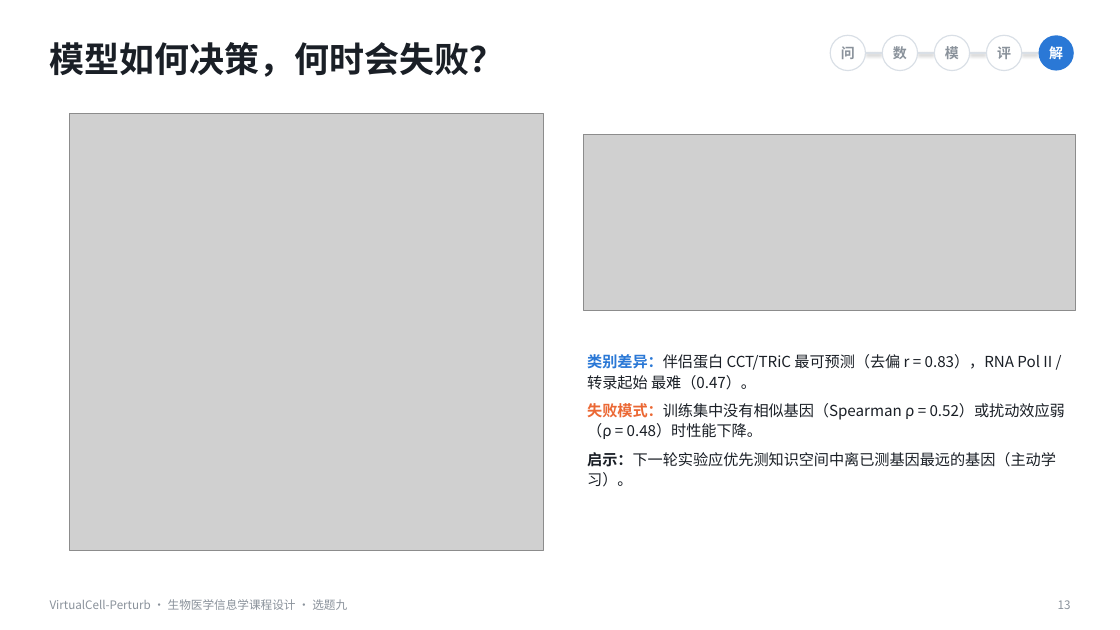
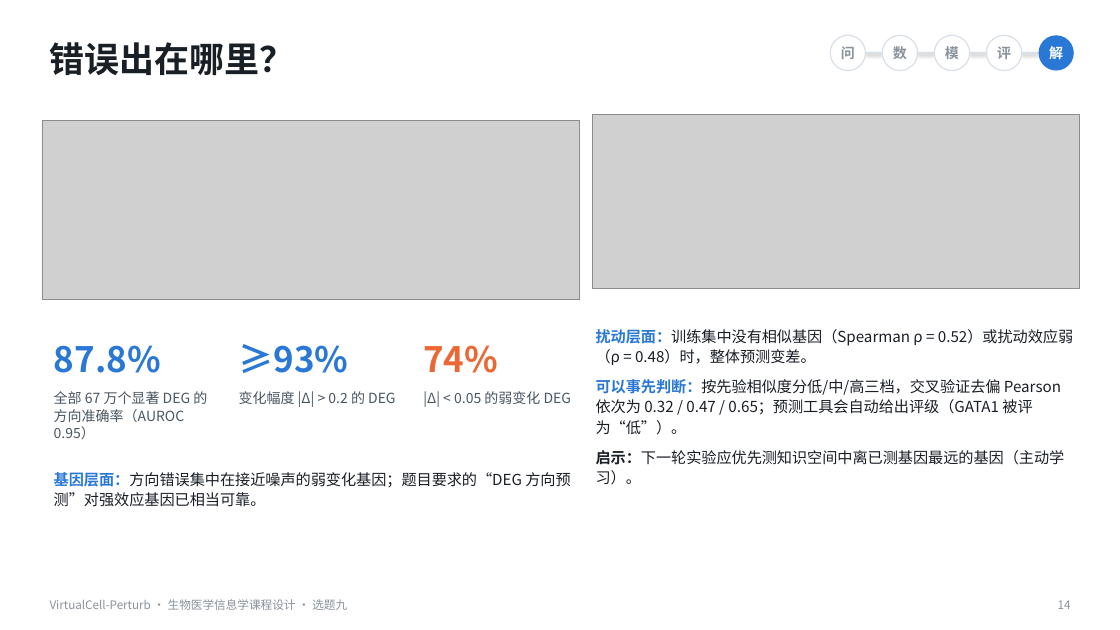
Before and after one commit to GuTianshuo/VirtualCell-Perturb, a slide deck: slide 14 of docs/VirtualCell-Perturb_汇报.pptx (slide 13 before the commit). Drawn at 1120x630 pixels with LibreOffice and Linux fonts; fonts in the diff are those of the drawing; grey boxes stand for pictures. Boxes give left, top, right and bottom in pixels: in the first picture for what was removed or moved away, otherwise in the second. Text is boxed around its words. In the diff, an @@ line names an element or a change of style, - is before the commit and + after.

```diff
--- a/docs/VirtualCell-Perturb_汇报.pptx
+++ b/docs/VirtualCell-Perturb_汇报.pptx
@@ text at bbox=[50, 42, 295, 75]: text changed @@
-模型如何决策，何时会失败？
+错误出在哪里？
@@ picture: place and size @@
-picture at bbox=[584, 134, 1075, 310]
+picture at bbox=[592, 114, 1080, 289]
@@ picture: place and size @@
-picture at bbox=[70, 113, 544, 550]
+picture at bbox=[42, 120, 580, 300]
@@ text "扰动层面：训练集中没有相似基因（Spearman ρ = 0.52）或扰动效应弱（ρ = ...": place and size @@
-text "扰动层面：训练集中没有相似基因（Spearman ρ = 0.52）或扰动效应弱（ρ = ..." at bbox=[587, 354, 1065, 487]
+text "扰动层面：训练集中没有相似基因（Spearman ρ = 0.52）或扰动效应弱（ρ = ..." at bbox=[596, 329, 1073, 484]
@@ text at bbox=[596, 329, 1073, 435]: text changed @@
-类别差异：伴侣蛋白 CCT/TRiC 最可预测（去偏 r = 0.83），RNA Pol II / 转录起始 最难（0.47）。
-失败模式：训练集中没有相似基因（Spearman ρ = 0.52）或扰动效应弱（ρ = 0.48）时性能下降。
+扰动层面：训练集中没有相似基因（Spearman ρ = 0.52）或扰动效应弱（ρ = 0.48）时，整体预测变差。
+可以事先判断：按先验相似度分低/中/高三档，交叉验证去偏 Pearson 依次为 0.32 / 0.47 / 0.65；预测工具会自动给出评级（GATA1 被评为“低”）。
@@ text added at bbox=[54, 345, 161, 373], 30 pt, text #2A78D6, bold @@
+87.8%
@@ text added at bbox=[239, 344, 349, 373], 30 pt, text #2A78D6, bold @@
+≥93%
@@ text added at bbox=[423, 345, 498, 373], 30 pt, text #EB6834, bold @@
+74%
@@ text added at bbox=[54, 391, 207, 439], 12 pt, text #4A5561 @@
+全部 67 万个显著 DEG 的方向准确率（AUROC 0.95）
@@ text added at bbox=[239, 391, 395, 407], 12 pt, text #4A5561 @@
+变化幅度 |Δ| > 0.2 的 DEG
@@ text added at bbox=[423, 391, 571, 407], 12 pt, text #4A5561 @@
+|Δ| < 0.05 的弱变化 DEG
@@ text added at bbox=[54, 472, 570, 507], 13 pt, text #1A1F26 @@
+基因层面：方向错误集中在接近噪声的弱变化基因；题目要求的“DEG 方向预测”对强效应基因已相当可靠。
@@ text at bbox=[596, 450, 1065, 484]: more space between paragraphs @@
@@ text at bbox=[1058, 600, 1071, 609]: text changed @@
-13
+14
```
Also in this commit, not shown: 11 other slides changed, 1 slide added, 51 other files.
